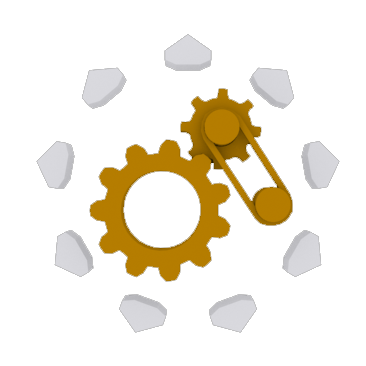
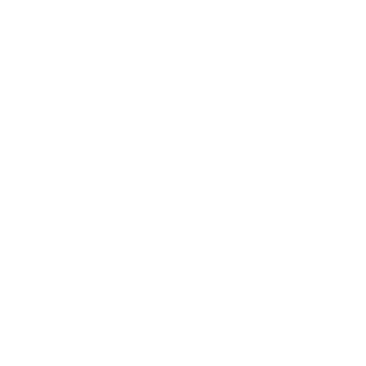
Layer changes from the first 366 x 366 image to the second:
hid "0" (1st of 2, in "CURSORRECLAMATE") over [36, 34, 340, 333]